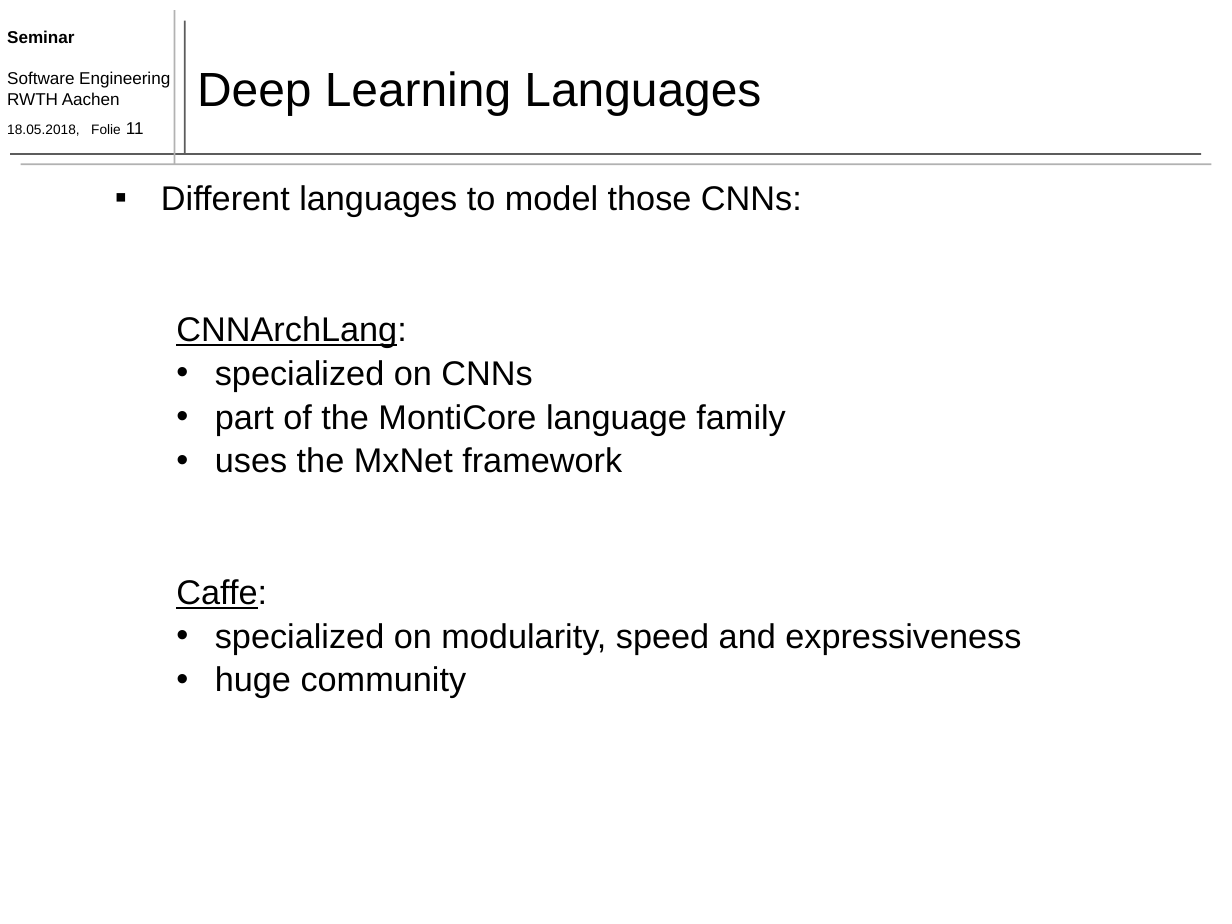
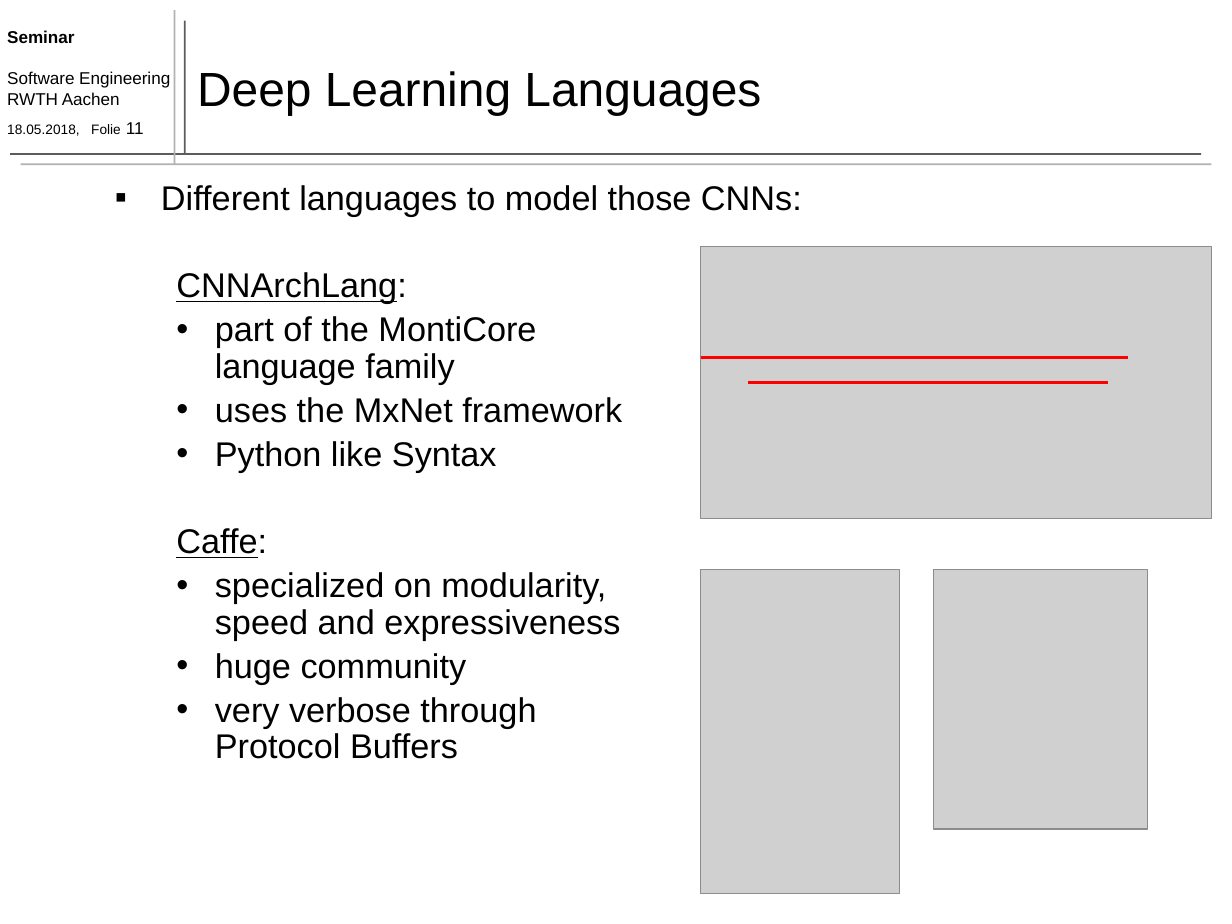
Before and after one commit to TimoBergerbusch/DeepLearningFuerAutonomesFahren, a slide deck: slide 11 of präsentation 11.06/präsentation - 11.06.pptx. Drawn at 1232x924 pixels with LibreOffice and Linux fonts; fonts in the diff are those of the drawing; grey boxes stand for pictures. Boxes give left, top, right and bottom in pixels: in the first picture for what was removed or moved away, otherwise in the second. Text is boxed around its words. In the diff, an @@ line names an element or a change of style, - is before the commit and + after.

```diff
--- a/präsentation 11.06/präsentation - 11.06.pptx
+++ b/präsentation 11.06/präsentation - 11.06.pptx
@@ picture added at bbox=[701, 246, 1212, 519] @@
@@ line added from (701, 357) to (1127, 357), #FF0000 1.5 pt @@
@@ text at bbox=[215, 360, 532, 391]: paragraph removed @@
-  • specialized on CNNs
@@ line added from (748, 382) to (1108, 382), #FF0000 1.5 pt @@
@@ text at bbox=[215, 441, 497, 472]: paragraph added @@
+  • Python like Syntax
@@ picture added at bbox=[701, 569, 899, 892] @@
@@ picture added at bbox=[934, 569, 1148, 828] @@
@@ text at bbox=[215, 697, 536, 759]: paragraph added @@
+  • very verbose through
+    Protocol Buffers
```
Also in this commit, not shown: 3 other slides changed, 9 other files.
